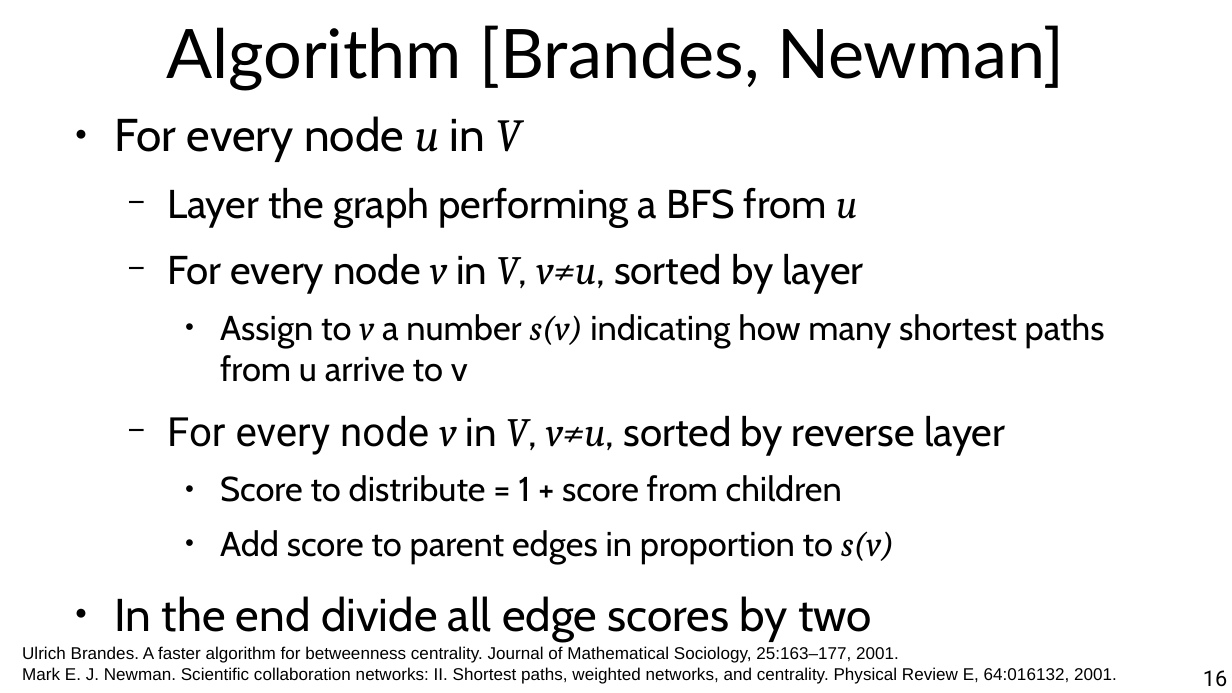
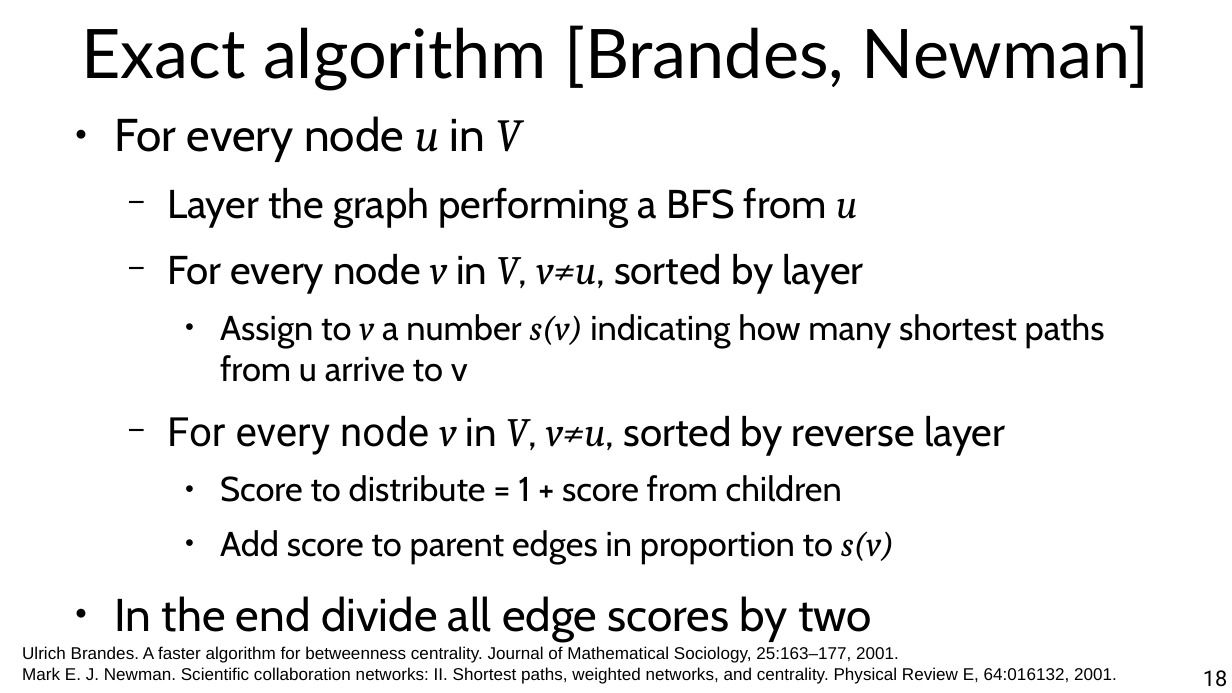
Before and after one commit to chatox/networks-science-course, a slide deck: slide 18 of theory/odp/tt07-betweenness.odp (slide 16 before the commit). Drawn at 1232x693 pixels with LibreOffice and Linux fonts; fonts in the diff are those of the drawing. Boxes give left, top, right and bottom in pixels: in the first picture for what was removed or moved away, otherwise in the second. Text is boxed around its words. In the diff, an @@ line names an element or a change of style, - is before the commit and + after.

```diff
--- a/theory/odp/tt07-betweenness.odp
+++ b/theory/odp/tt07-betweenness.odp
@@ title at (81,25,1150,91): text changed @@
-Algorithm [Brandes, Newman]
+Exact algorithm [Brandes, Newman]
@@ page number at (1203,670,1227,687): text changed @@
-16
+18
```
Also in this commit, not shown: 1 other slide changed, 2 slides added, 3 other files.
